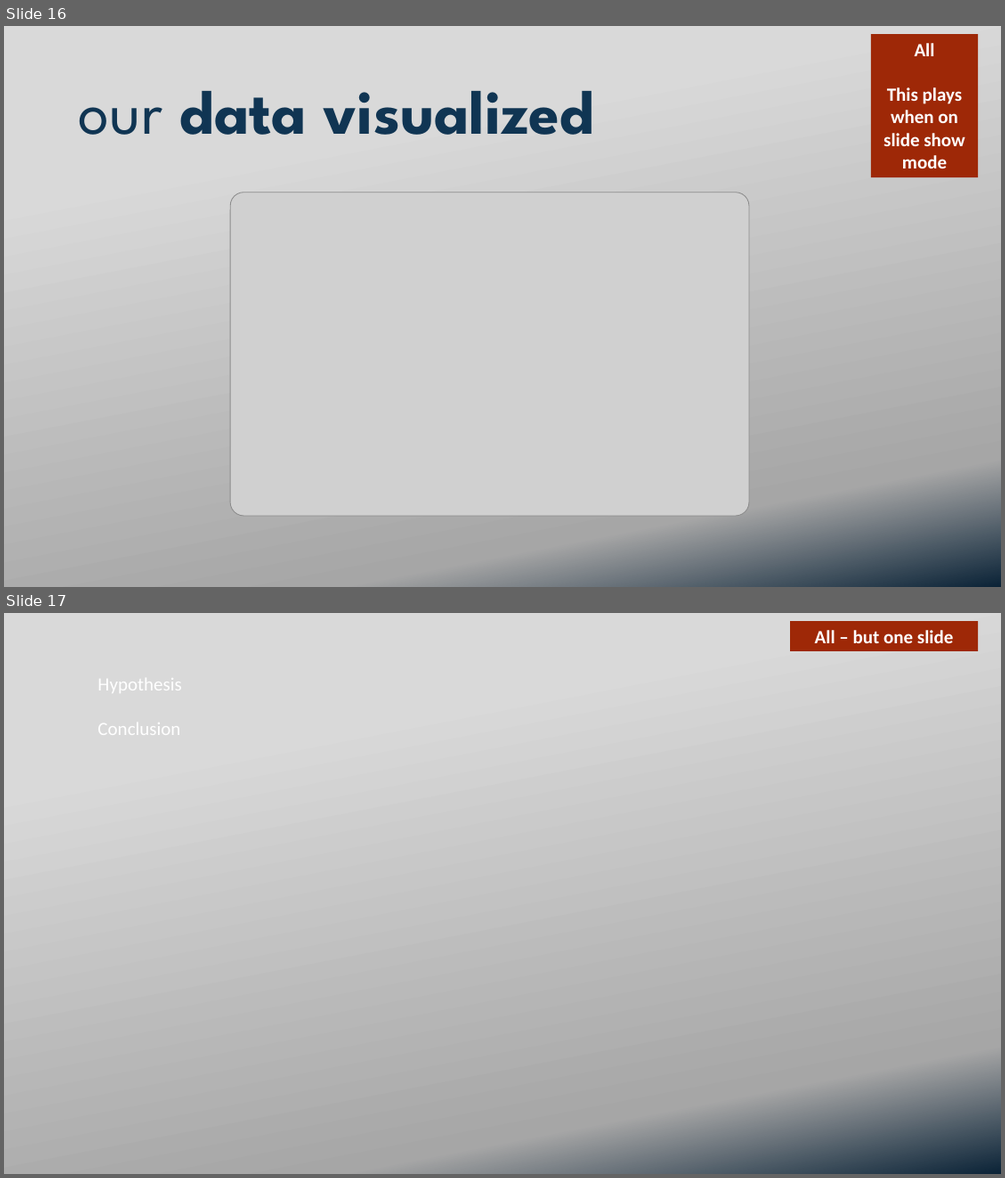
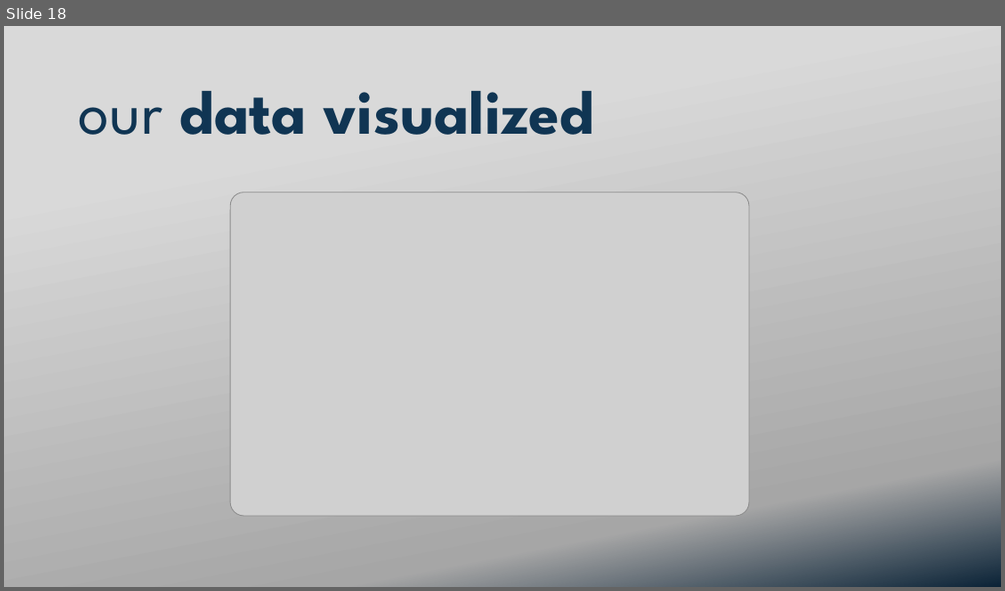
Before and after one commit to ekuo651/NYC-RE-Neighborhood-Trends, a slide deck: Presentation.pptx. Shown one above the other, each under a label of ours: slides 16 and 17 before the commit, slide 18 after it. The pictures are 1005x1178 and 1005x591 pixels, drawn with LibreOffice and Linux fonts; fonts in the diff are those of the drawing; grey boxes stand for pictures; background and template pictures are left out. Boxes give left, top, right and bottom in pixels: in the first picture for what was removed or moved away, otherwise in the second. Text is boxed around its words. In the diff, an @@ line names an element or a change of style, - is before the commit and + after.

```diff
--- a/Presentation.pptx
+++ b/Presentation.pptx
@@ slide 17 removed at <box>4,613,1001,1174</box>, background picture (left out) @@
@@ rectangle removed at <box>790,621,978,651</box> @@
-All – but one slide
@@ text removed at <box>97,673,181,741</box> @@
-Hypothesis
-Conclusion
@@ what was slide 16 is now slide 18 @@
@@ slide 18 changed as well @@
@@ rectangle removed at <box>871,34,978,178</box> @@
-All
-This plays when on slide show mode
```
Also in this commit, not shown: 14 other slides changed, 5 slides added, 2 other slides removed.
